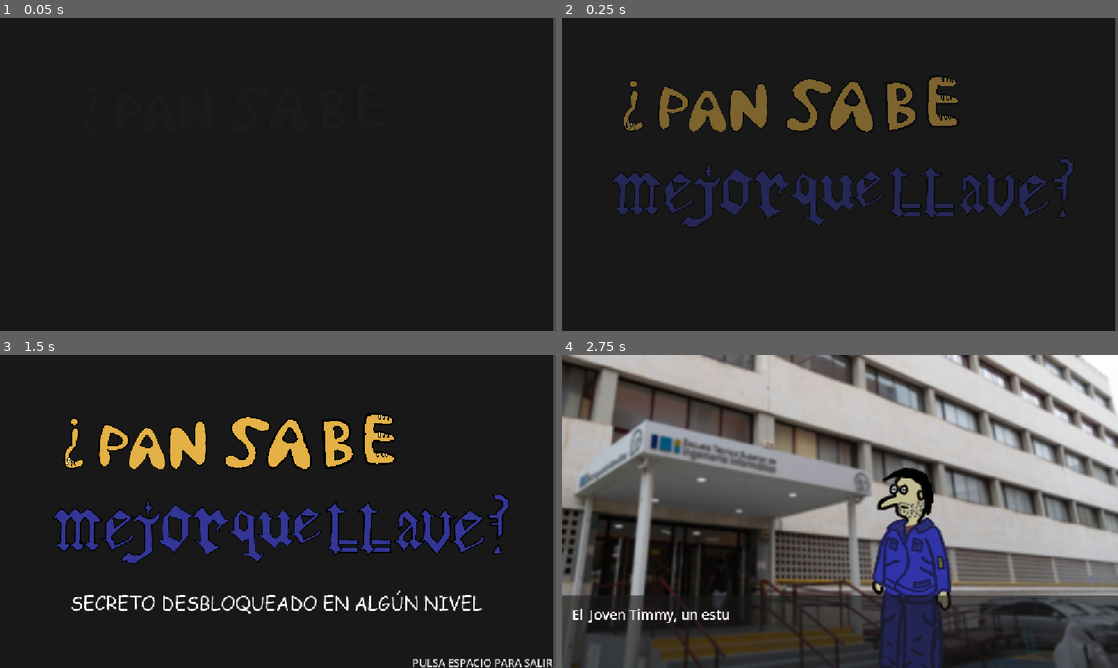
Above: before the commit, frames 1-4 (two rows, left to right).
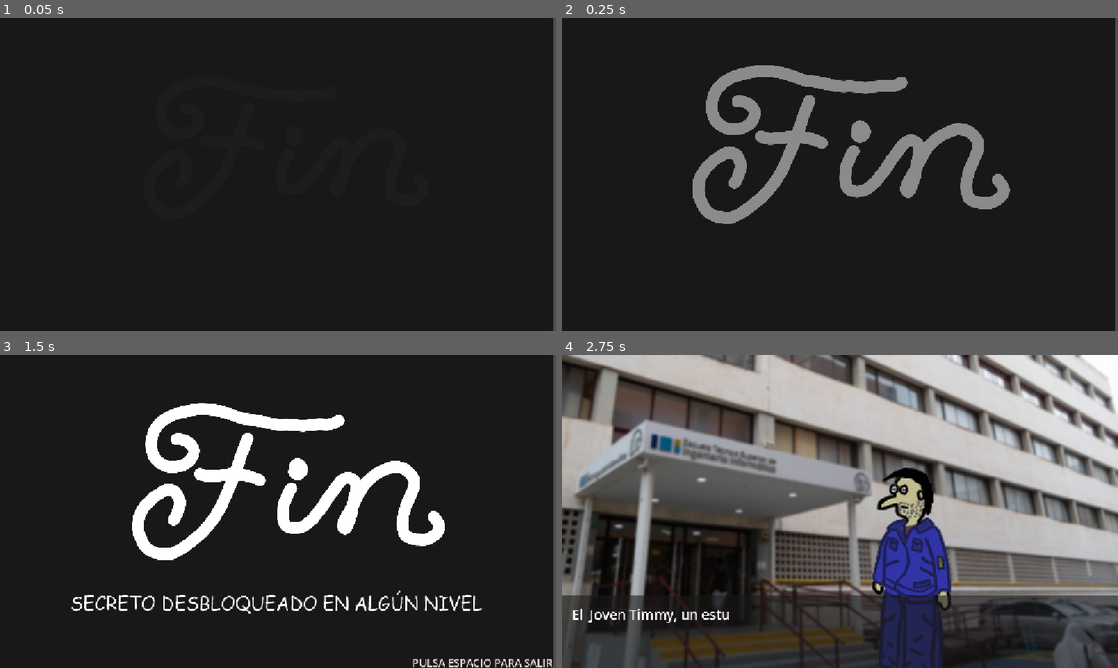
Above: after the commit, the same moments.

Repository: andresfdezc6/pan-sabe-mejor-que-llave-
Game: Godot game, scene res://Scenes/fin.tscn
Same seed, same stepped clock (60 frames per second), same inputs: the game is played once before the commit and once after it. This scene is started directly instead of the project's main scene. The engine's default icon, where the game draws it, is replaced by a stand-in: a white triangle on a blue panel in a dark square.
Inputs:
- Up to frame 1 (0.05 s): no input
- Up to frame 2 (0.25 s): no input
- Up to frame 3 (1.5 s): tap Enter (ui_accept) at 0.5, 0.77 s; hold Right (right) 0.53-1.28 s; hold Space (interactuar) 0.53-1.28 s; hold S (down) from 1.28 s (still down); tap 1 at 1.35 s
- Up to frame 4 (2.75 s): tap Enter (ui_accept) at 1.52 s; tap Space (interactuar) at 2 s; release S (down) at 2.03 s; hold Right (right) from 2.03 s (still down); tap 2 at 2.1 s

The runs differ from the first frame. In frame 2, 13% of the frame differs, in the area x 9-92%, y 15-67%; in frame 3, 13%; in frame 4, nothing differs.

Commit message:
lava necesaria y suficiente

Diff:
--- a/Scenes/fin.tscn
+++ b/Scenes/fin.tscn
@@ -2,7 +2,7 @@
 
 [ext_resource type="Script" uid="uid://dadg7bqcdeajk" path="res://Scripts/fin.gd" id="1_8ldow"]
 [ext_resource type="FontFile" uid="uid://c55xrrkojf46i" path="res://assets/fonts/Comic Papyrus.ttf" id="3_8cf55"]
-[ext_resource type="Texture2D" uid="uid://4h41txjt4106" path="res://assets/images/titulo.png" id="3_n3hwx"]
+[ext_resource type="Texture2D" uid="uid://b6pm7ftb1uky4" path="res://assets/images/Finblanco.png" id="3_n3hwx"]
 
 [node name="fin" type="PanelContainer" unique_id=465670743]
 offset_right = 1145.0
@@ -39,6 +39,6 @@
 vertical_alignment = 2
 
 [node name="Sprite2D" type="Sprite2D" parent="." unique_id=2092064323]
-position = Vector2(585, 256)
+position = Vector2(541, 325)
 scale = Vector2(0.6, 0.6)
 texture = ExtResource("3_n3hwx")
--- a/Scripts/player_controller.gd
+++ b/Scripts/player_controller.gd
@@ -236,7 +236,7 @@
 func morir(hambre:int, pos: Vector2i, locura: int, locura_max):
 	if muriendo:
 		return
-	if hambre == 0 and not Global.locura_on or mapa.es_lava(pos) or locura >= locura_max:
+	if hambre == 0 and not Global.locura_on or mapa.es_lava(pos) or locura >= locura_max or lava:
 		iniciar_muerte()
 
 func morir_por_locura() -> void:
